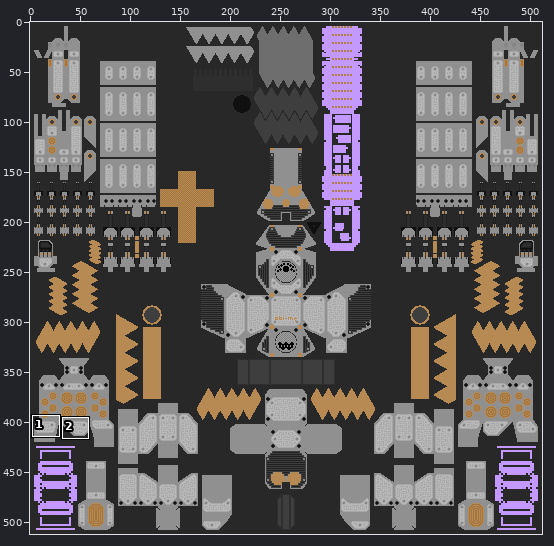
A pixel-art file gets an edit: source/obi-me/obi-me.aseprite. Above: a wide view before the commit, with the close-up outlined.
Close-up. As it was:
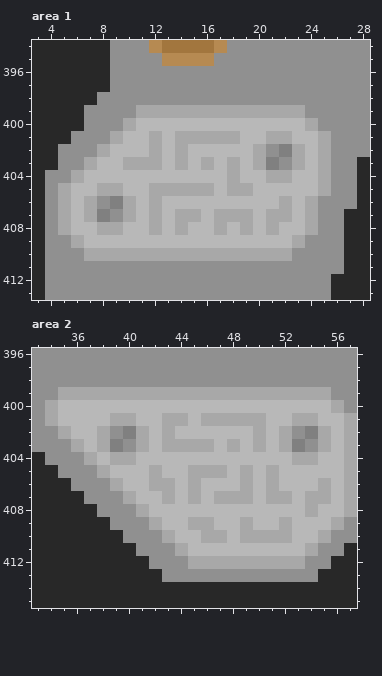
512x512 pixels, 1 frame. Colours within 5 levels of each other are drawn and written as one. Shown: area 1: x 3..28, y 394..413; area 2: x 33..57, y 396..415. The commit also changed other parts of the picture, which this record leaves out.
Now the later version:
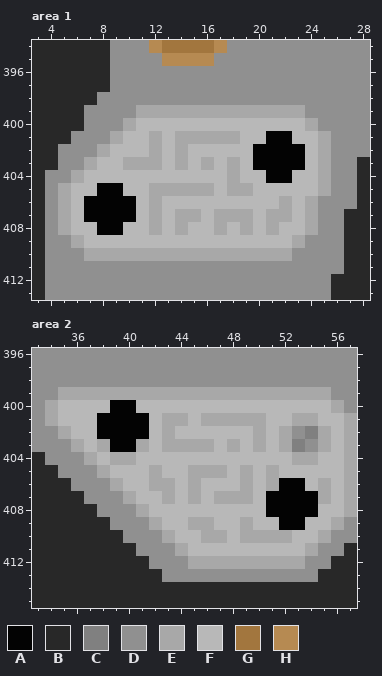
Palette (. is transparent): A #030303  B #282828  C #808080  D #909090  E #a8a8a8  F #b8b8b8  G #a2763e  H #b68a52
The exact change:
layer "heat_fx/fasteners_heat_glow" now shown
--- area 1, layer "heat_fx/fasteners_heat_glow"
@@ x 3..28 @@
 400 BBBBDDDEFFFFFFFFFFFFFEDDDD
-401 BBBDDDEFFEFEEEEEFFEEFFEDDD
-402 BBDDDEFFFEFEFFFFFEDCEFEDDD
-403 BBDDEFFEEEFEFEFEFECDEFEDDB
-404 BDDEFFFFFFFFFFFEFFEEFFEDDB
-405 BDEFFEEFFEEEEEFEEFFFFFEDDB
-406 BDEFEDCEFEFFFFFFFFFEFEDDDB
-407 BDEFECDEFEFEEFEEEFEEFEDDBB
-408 BDEFFEEFFEFEFFEFEFEFFEDDBB
+401 BBBDDDEFFEFEEEEEFFAAFFEDDD
+402 BBDDDEFFFEFEFFFFFAAAAFEDDD
+403 BBDDEFFEEEFEFEFEFAAAAFEDDB
+404 BDDEFFFFFFFFFFFEFFAAFFEDDB
+405 BDEFFAAFFEEEEEFEEFFFFFEDDB
+406 BDEFAAAAFEFFFFFFFFFEFEDDDB
+407 BDEFAAAAFEFEEFEEEFEEFEDDBB
+408 BDEFFAAFFEFEFFEFEFEFFEDDBB
 409 BDDEFFFFFFFFFFFFFFFFEDDDBB
--- area 2, layer "heat_fx/fasteners_heat_glow"
@@ x 33..57 @@
 399 DDEEEEEEEEEEEEEEEEEEEEEDD
-400 DEFFFFFFFFFFFFFFFFFFFFFED
-401 DEFFFFEEFFEEFEEEEEFFEEFFE
-402 DDEFFEDCEFEFFFFFFEFEDCEFE
-403 DDDEFECDEFEEEEFEFEFECDEFE
+400 DEFFFFAAFFFFFFFFFFFFFFFED
+401 DEFFFAAAAFEEFEEEEEFFEEFFE
+402 DDEFFAAAAFEFFFFFFEFEDCEFE
+403 DDDEFEAAEFEEEEFEFEFECDEFE
 404 BDDDEFEEFFFFFFFFFFFFEEFFE
 405 BBDDDEFFFEFFEEEFEFEFFFFFE
-406 BBBDDDEFFEEFEFFFEFEFFFEFE
-407 BBBBDDDEFFEFEFEEEFEEFEEFE
-408 BBBBBDDDEFFFFFFFFFFFFEFFE
-409 BBBBBBDDDEFFEEFFEFFEFFFED
+406 BBBDDDEFFEEFEFFFEFEAAFEFE
+407 BBBBDDDEFFEFEFEEEFAAAAEFE
+408 BBBBBDDDEFFFFFFFFFAAAAFFE
+409 BBBBBBDDDEFFEEFFEFFAAFFED
 410 BBBBBBBDDDEFFEEFEEEEFFEDD
